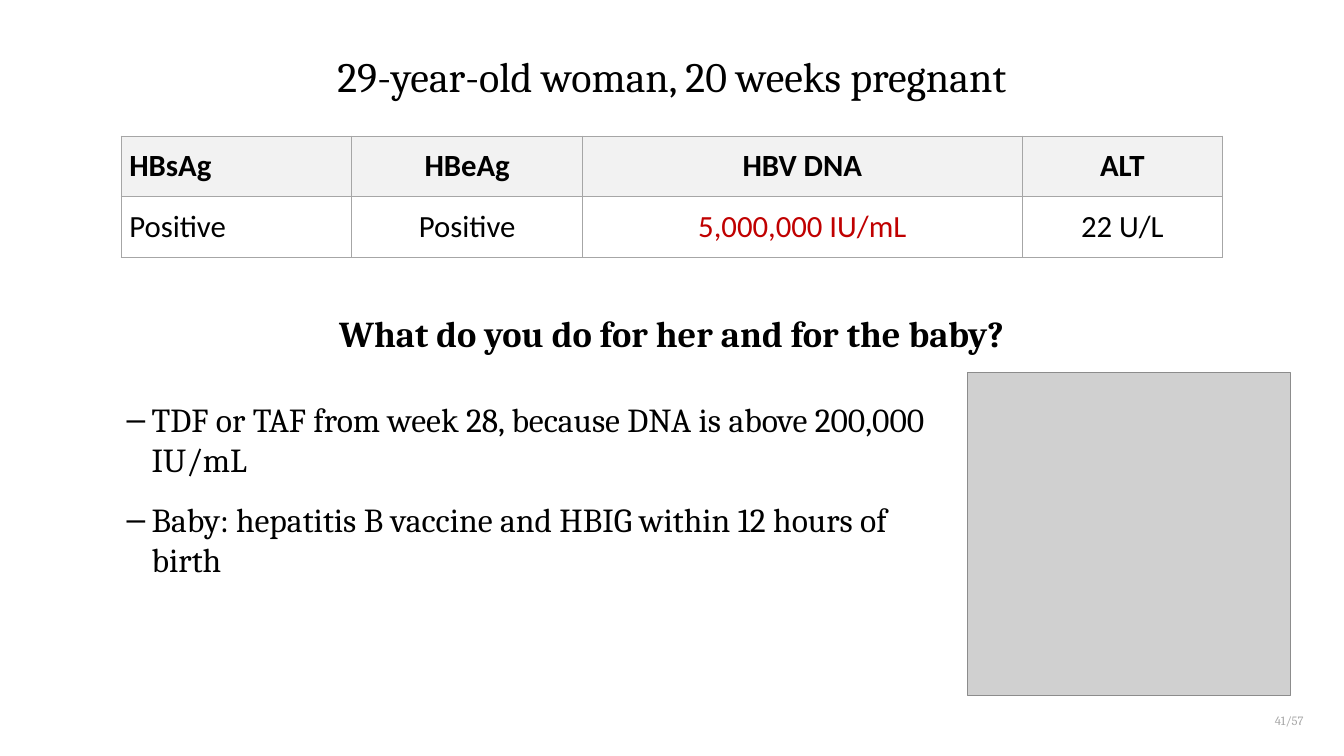
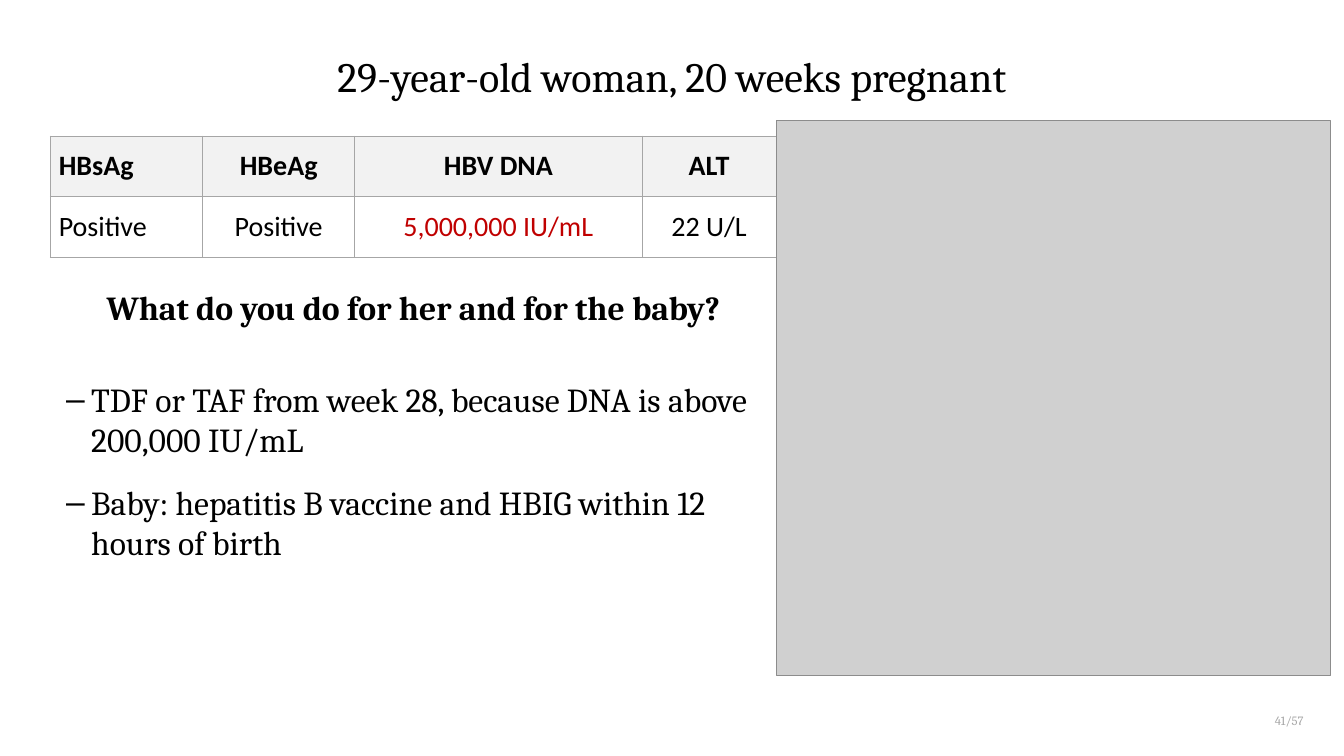
Before and after one commit to qaddodi/mohammad-almeqdadi-lectures, a slide deck: slide 62 of lectures/chronic-hepatitis-b/Chronic Hepatitis B.pptx. Drawn at 1344x756 pixels with LibreOffice and Linux fonts; fonts in the diff are those of the drawing; grey boxes stand for pictures. Boxes give left, top, right and bottom in pixels: in the first picture for what was removed or moved away, otherwise in the second. Text is boxed around its words. In the diff, an @@ line names an element or a change of style, - is before the commit and + after.

```diff
--- a/lectures/chronic-hepatitis-b/Chronic Hepatitis B.pptx
+++ b/lectures/chronic-hepatitis-b/Chronic Hepatitis B.pptx
@@ table at bbox=[50, 136, 776, 244] @@
@@ size 22 to 20 pt @@
@@ table: place and size @@
-table at bbox=[121, 136, 1223, 245]
+table at bbox=[50, 136, 776, 244]
@@ picture: place and size @@
-picture at bbox=[968, 373, 1291, 696]
+picture at bbox=[776, 121, 1331, 676]
@@ text "What do you do for ...": place and size @@
-text "What do you do for ..." at bbox=[339, 321, 1004, 355]
+text "What do you do for ..." at bbox=[107, 296, 720, 328]
@@ text "What do you do for ..." at bbox=[107, 296, 720, 328]: size 26 to 24 pt @@
@@ text "TDF or TAF from week ...": place and size @@
-text "TDF or TAF from week ..." at bbox=[152, 408, 925, 573]
+text "TDF or TAF from week ..." at bbox=[91, 388, 747, 556]
@@ text "TDF or TAF from week ..." at bbox=[91, 388, 747, 556]: more space between paragraphs @@
```
Also in this commit, not shown: 2 other slides changed, 8 other files.
